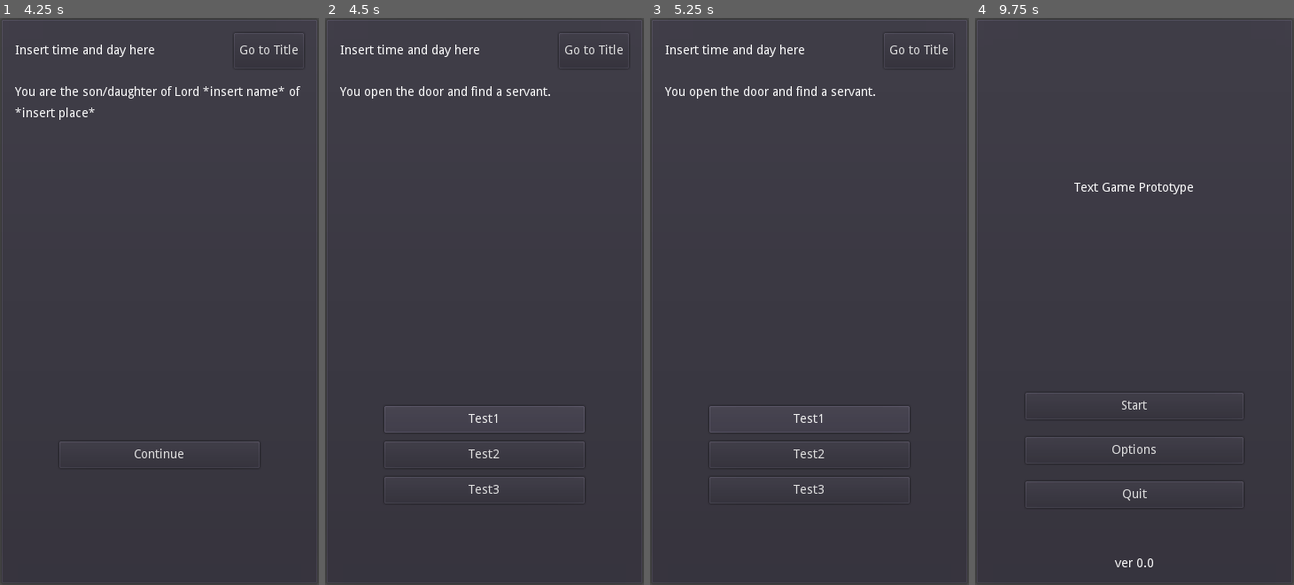
Above: before the commit, frames 1-4 (left to right).
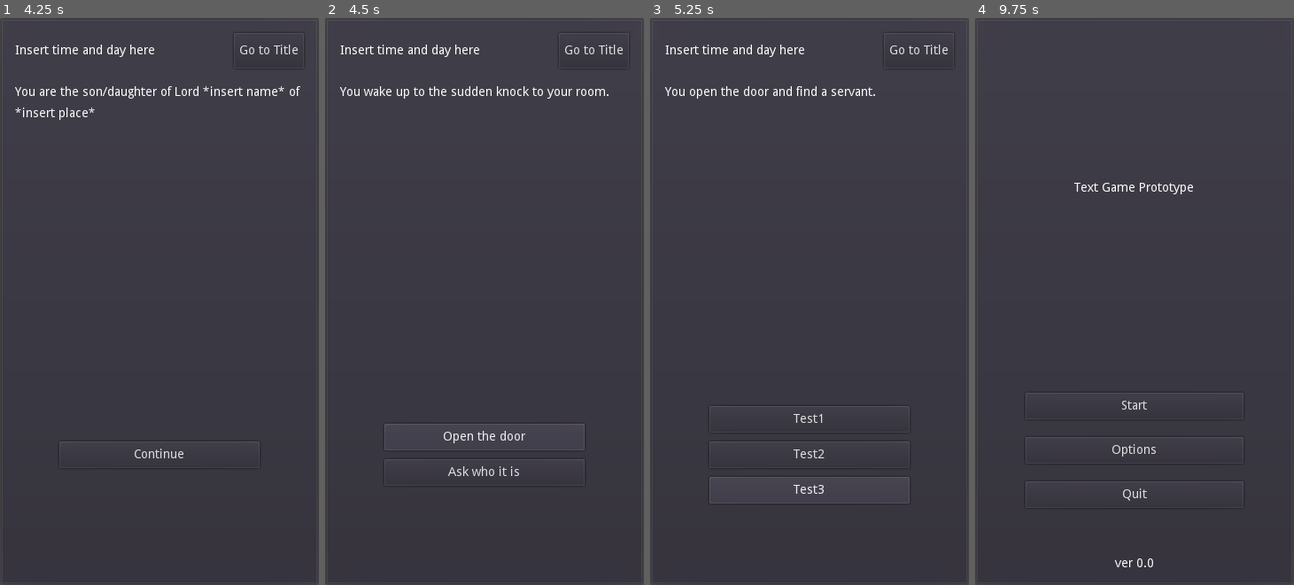
Above: after the commit, the same moments.

Repository: philipuriarte/A-Churchyard-of-Orphans
Game: Godot game, scene res://scenes/main.tscn
Two runs of this game, one before a commit and one after it. Both use one fixed random seed, a clock stepped at 60 frames per second and the inputs below.
Inputs:
- Up to frame 1 (4.25 s): click "Start" at 0.5 s; click "Go to Title" at 1.25 s; click "Start" at 2 s; click "Go to Title" at 2.75 s; click "Start" at 3.5 s
- Up to frame 2 (4.5 s): click "Continue" at 4.25 s
- Up to frame 3 (5.25 s): click "Test1" (after the commit: "Open the door") at 5 s
- Up to frame 4 (9.75 s): click "Test2" at 5.75 s; click "Test3" at 6.5 s; click "Test1" at 7.25 s; click "Test2" at 8 s; click "Test3" at 8.75 s; click "Go to Title" at 9.5 s

Frame 1 is identical in both runs. In frame 2, 1.8% of the frame differs, in the area x 12-89%, y 12-84%; in frame 3, less than 0.1%; in frame 4, nothing differs.

Commit message:
Remove choice_1 connection to func _on_Choice1_button_up

Diff:
--- a/scenes/content.tscn
+++ b/scenes/content.tscn
@@ -72,7 +72,6 @@
 focus_mode = 0
 text = "Choice4"
 
-[connection signal="button_up" from="ChoicesMargin/ChoicesContainer/Choice1" to="." method="_on_Choice1_button_up"]
 [connection signal="button_up" from="ChoicesMargin/ChoicesContainer/Choice2" to="." method="_on_Choice2_button_up"]
 [connection signal="button_up" from="ChoicesMargin/ChoicesContainer/Choice3" to="." method="_on_Choice3_button_up"]
 [connection signal="button_up" from="ChoicesMargin/ChoicesContainer/Choice4" to="." method="_on_Choice4_button_up"]
